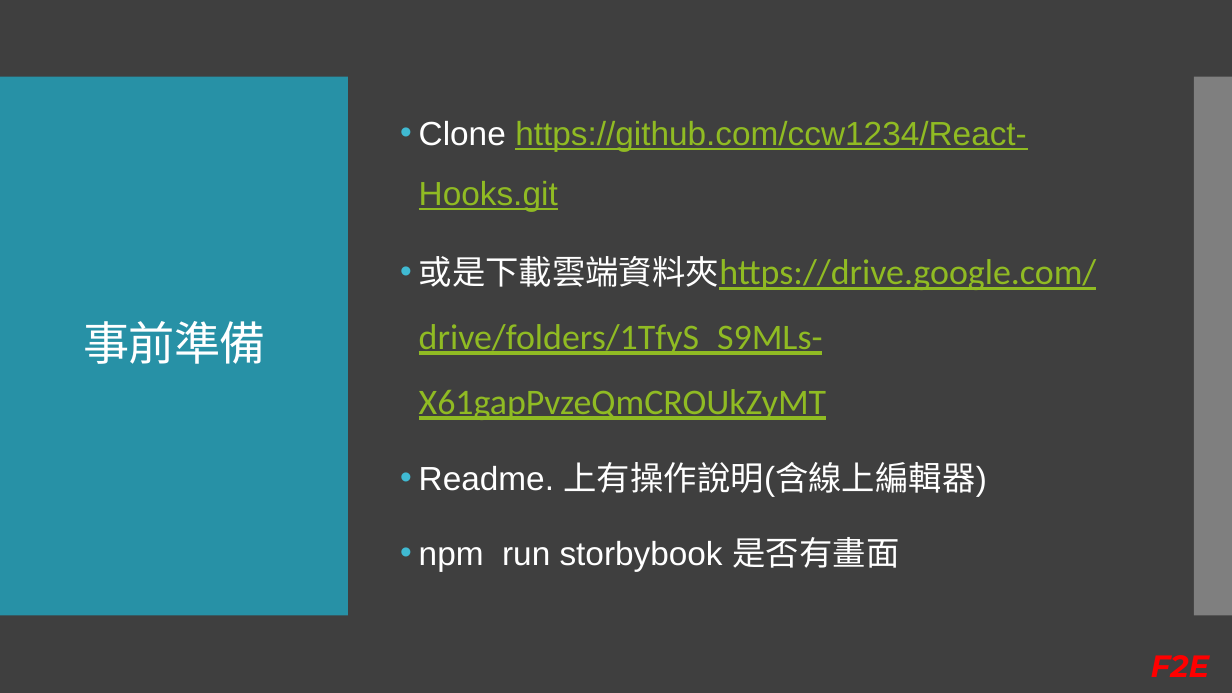
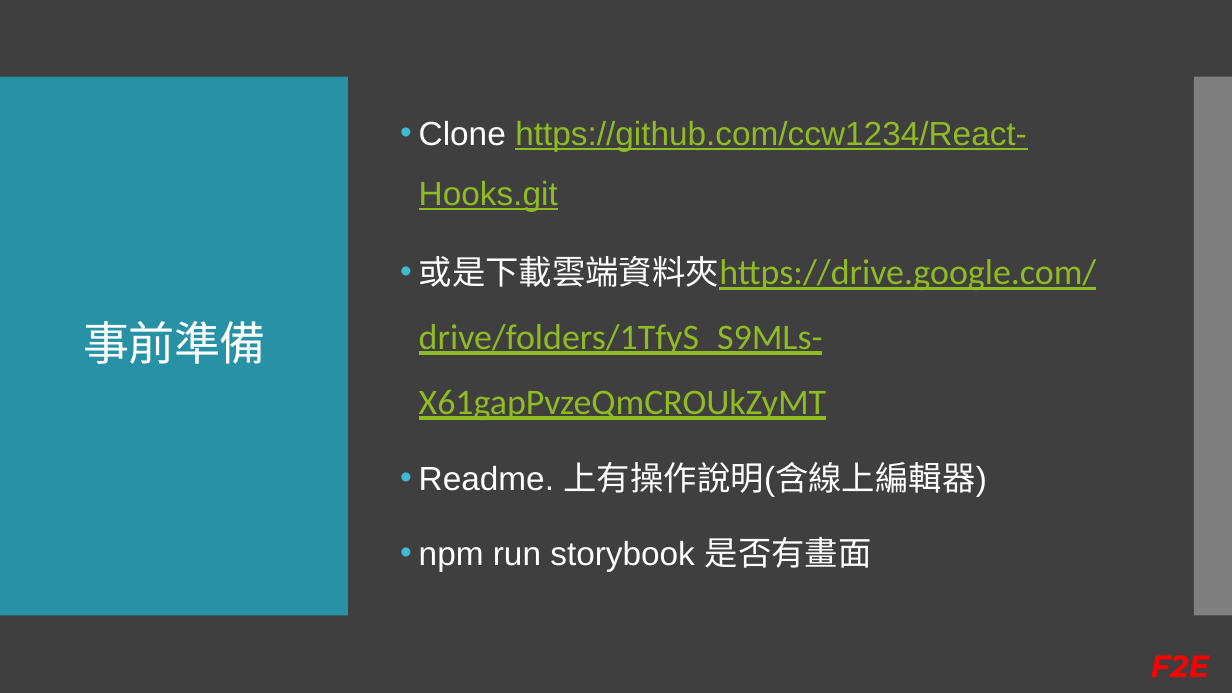
Before and after one commit to Kader-coder/React-Hooks, a slide deck: slide 3 of PPT/React Hooks &.pptx (slide 2 before the commit). Drawn at 1232x693 pixels with LibreOffice and Linux fonts; fonts in the diff are those of the drawing. Boxes give left, top, right and bottom in pixels: in the first picture for what was removed or moved away, otherwise in the second. Text is boxed around its words. In the diff, an @@ line names an element or a change of style, - is before the commit and + after.

```diff
--- a/PPT/React Hooks &.pptx
+++ b/PPT/React Hooks &.pptx
@@ text at (x1=419, y1=537, x2=872, y2=571): text changed @@
-• npm run storbybook 是否有畫面
+• npm run storybook 是否有畫面
```
Also in this commit, not shown: 1 other slide changed, 1 slide added, 1 other file.
